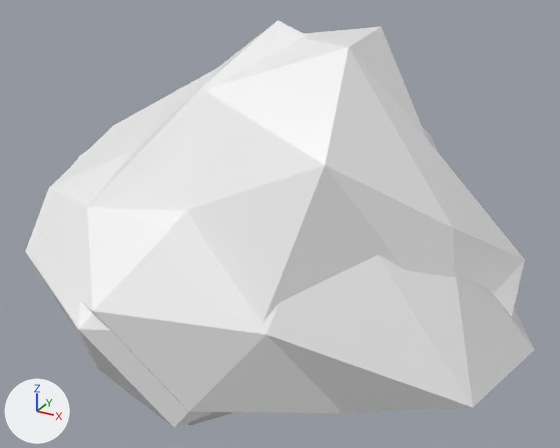
Renders of the Blender file Assets/Meshes/Blend Files/blown_air.blend from each side of a commit.
Rendered twice from a 50 mm lens placed at (2.2, -3.65, 1.82), pointed at (0.13, 0.11, -0.06). Arrows for +X, +Y and +Z are at lower left; the lights stay in place.

The first picture shows 'Air_Particle_1', 'Air_Particle_2'.
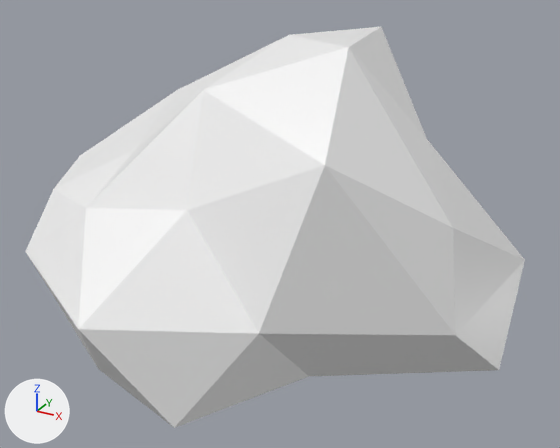
Where the change shows, as pixel boxes (x1, y1, x2, y2) in the pictures (560 x 448 px):
```json
{"object": "Air_Particle_1", "change": "hidden", "before": [25, 20, 534, 426]}
```

Edits to the scene script, one JSON object a line:
```json
{"op": "add", "block": "ob_air_particle_1", "code": "ob_air_particle_1.hide_set(True)"}
```
